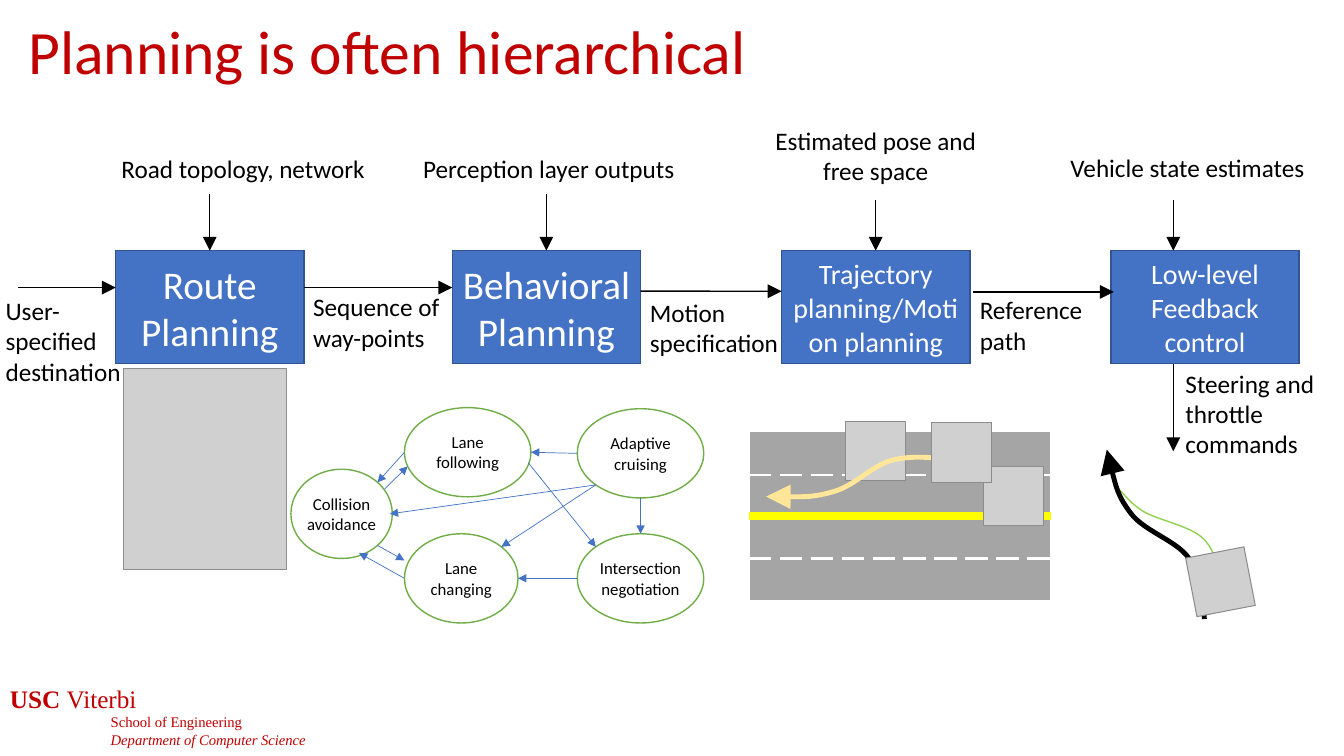
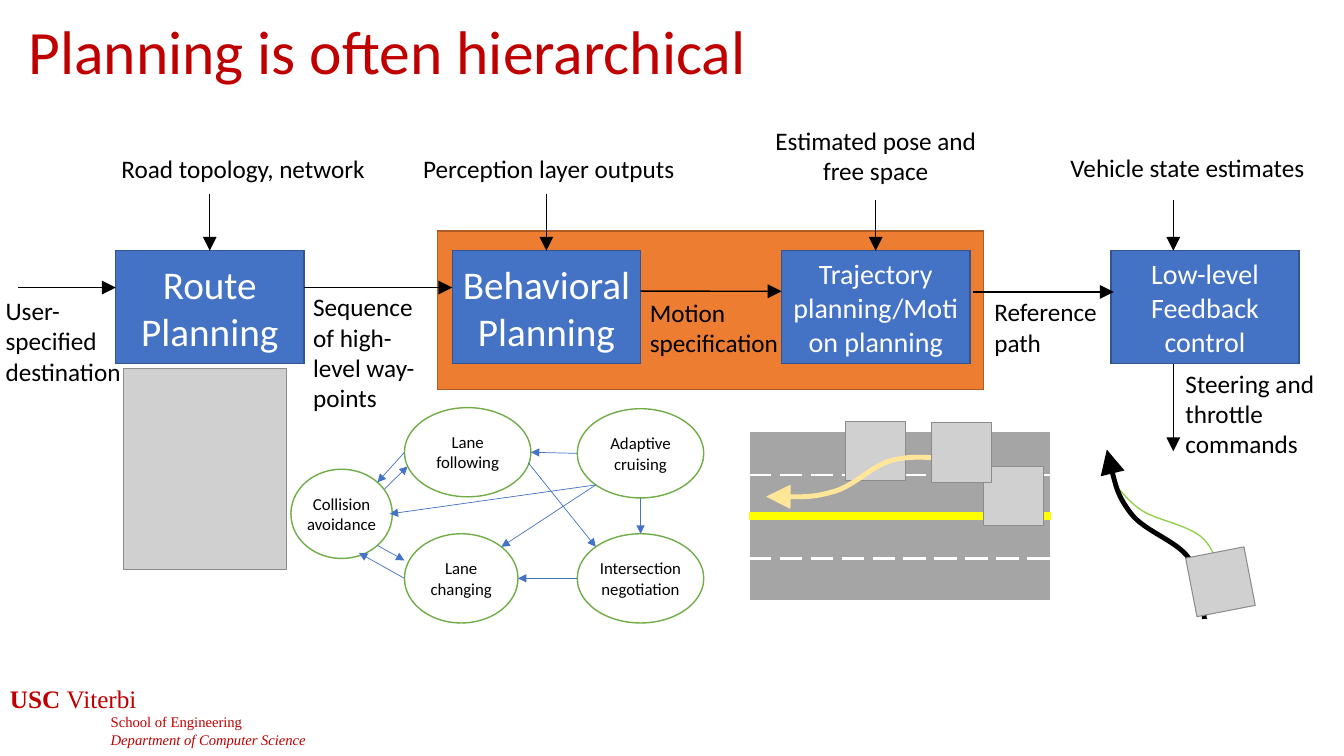
Before and after one commit to jdeshmukh/jdeshmukh.github.io, a slide deck: slide 9 of teaching/cs513-autocps-fall-2025/slides/Planning.pptx. Drawn at 1344x756 pixels with LibreOffice and Linux fonts; fonts in the diff are those of the drawing; grey boxes stand for pictures; background and template pictures are left out. Boxes give left, top, right and bottom in pixels: in the first picture for what was removed or moved away, otherwise in the second. Text is boxed around its words. In the diff, an @@ line names an element or a change of style, - is before the commit and + after.

```diff
--- a/teaching/cs513-autocps-fall-2025/slides/Planning.pptx
+++ b/teaching/cs513-autocps-fall-2025/slides/Planning.pptx
@@ rectangle added at [438,231,984,389], fill #ED7D31, outline #AF5C24 1 pt @@
@@ text at [313,299,414,411]: text changed @@
-Sequence of way-points
+Sequence of high-level way-points
@@ text "Reference path": place and size @@
-text "Reference path" at [980,301,1082,354]
+text "Reference path" at [994,303,1096,356]
```
Also in this commit, not shown: 7 other slides changed, 1 slide added, 1 other file.
